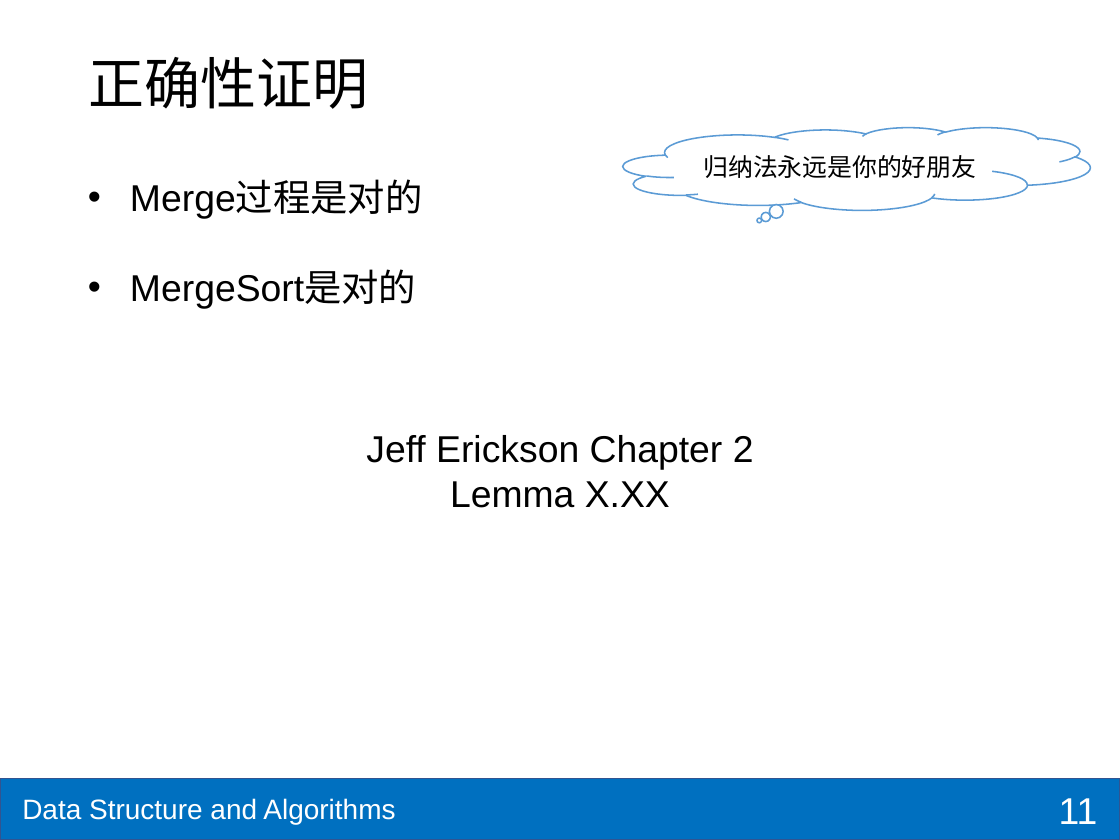
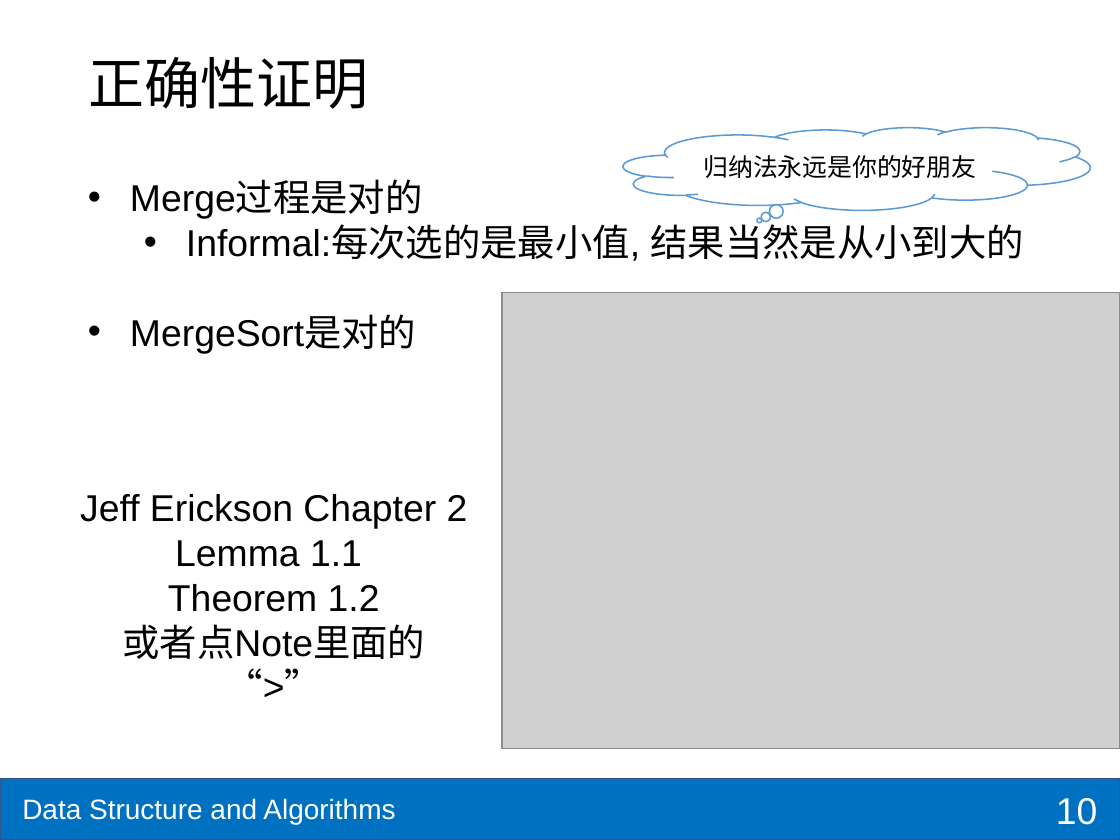
Before and after one commit to shzaiz/dx-public, a slide deck: slide 10 of notes/notes/ds-algo/ch3-recursive.pptx (slide 11 before the commit). Drawn at 1120x840 pixels with LibreOffice and Linux fonts; fonts in the diff are those of the drawing; grey boxes stand for pictures. Boxes give left, top, right and bottom in pixels: in the first picture for what was removed or moved away, otherwise in the second. Text is boxed around its words. In the diff, an @@ line names an element or a change of style, - is before the commit and + after.

Commit message:
+ppts

```diff
--- a/notes/notes/ds-algo/ch3-recursive.pptx
+++ b/notes/notes/ds-algo/ch3-recursive.pptx
@@ text at <box>186,218,1024,261</box>: paragraph added @@
+  • Informal:每次选的是最小值, 结果当然是从小到大的
@@ picture added at <box>502,293,1120,749</box> @@
@@ text "Jeff Erickson Chapter 2": place and size @@
-text "Jeff Erickson Chapter 2" at <box>366,435,754,508</box>
+text "Jeff Erickson Chapter 2" at <box>80,494,468,659</box>
@@ text at <box>122,540,425,659</box>: text changed @@
-Lemma X.XX
+Lemma 1.1
+Theorem 1.2
+或者点Note里面的 “>”
@@ page number at <box>1056,798,1097,825</box>: text changed @@
-11
+10
```
Also in this commit, not shown: 4 other slides changed, 11 slides added, 16 other files.
